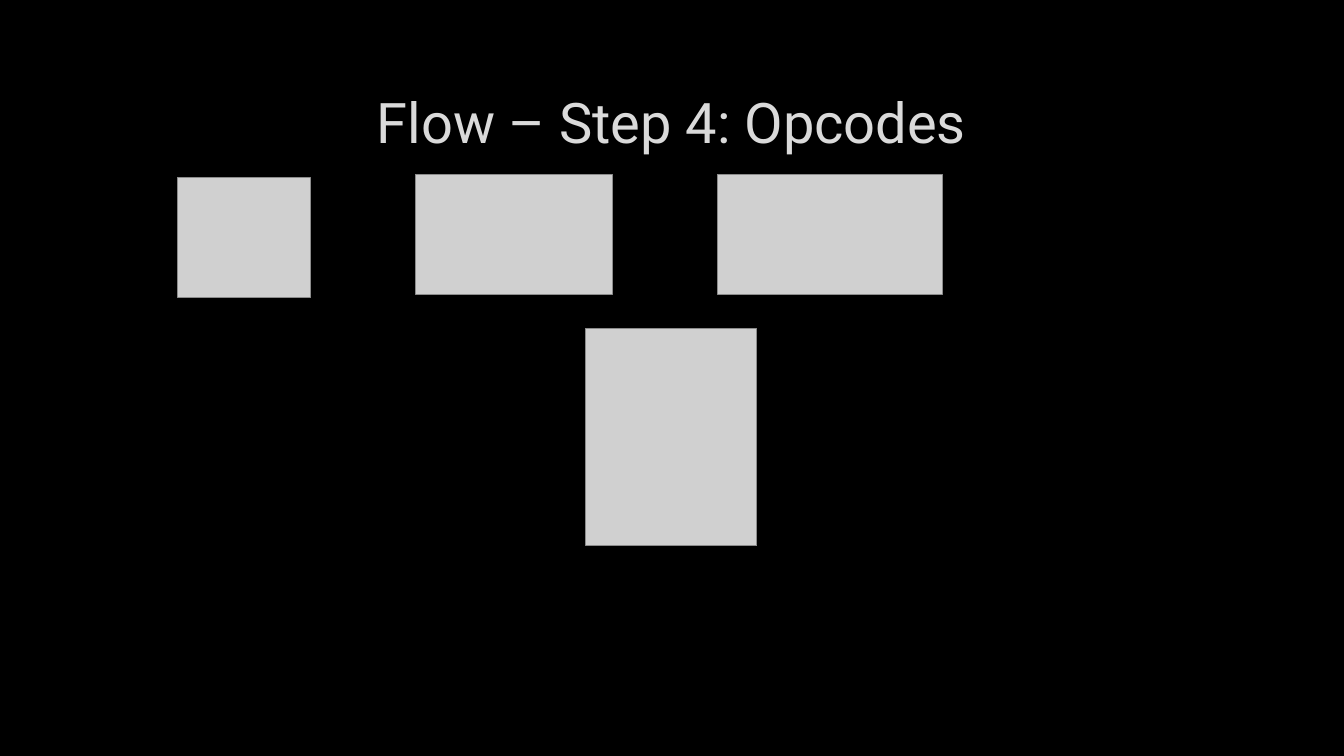
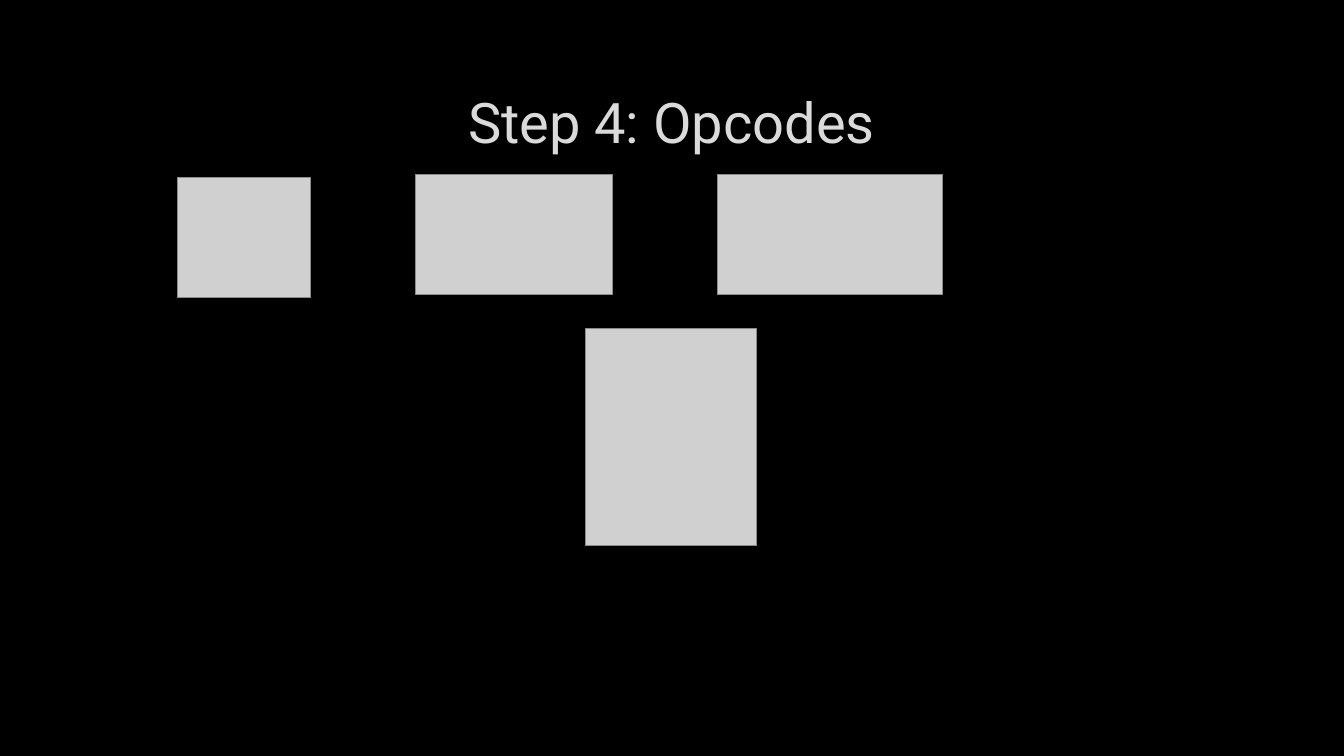
Before and after one commit to stryku/workshops, a slide deck: slide 8 of ctai-compile_time_assembly_interpreter.pptx. Drawn at 1344x756 pixels with LibreOffice and Linux fonts; fonts in the diff are those of the drawing; grey boxes stand for pictures; background and template pictures are left out. Boxes give left, top, right and bottom in pixels: in the first picture for what was removed or moved away, otherwise in the second. Text is boxed around its words. In the diff, an @@ line names an element or a change of style, - is before the commit and + after.

```diff
--- a/ctai-compile_time_assembly_interpreter.pptx
+++ b/ctai-compile_time_assembly_interpreter.pptx
@@ title at (468, 101, 874, 155): text changed @@
-Flow – Step 4: Opcodes
+Step 4: Opcodes
```
Also in this commit, not shown: 5 other slides changed, 6 slides added, 5 slides removed, 1 other file.
